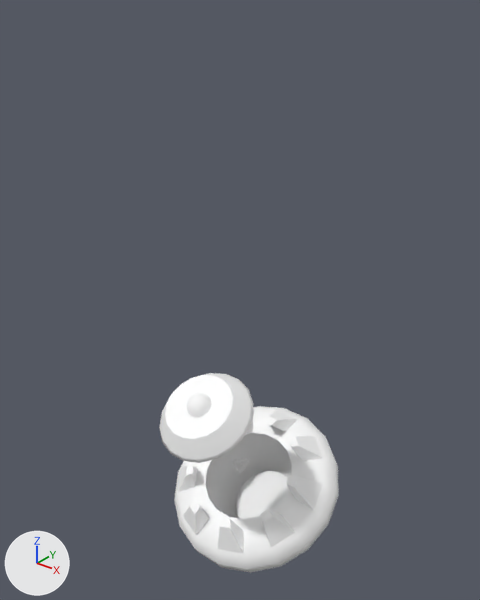
Renders of the FBX model Assets/Meshes/Vehicles/Brain vehicle/Landing animation.fbx from each side of a commit.
Rendered twice from a 50 mm lens placed at (61.4, -100.7, 115.8), pointed at (-5.7, -16.9, 63.8). Arrows for +X, +Y and +Z are at lower left; the lights stay in place. Where no turn or scale is listed for an object, it has been applied to the vertices.

Before the edit, the objects in view are built like this:
```python
me_mesh_003 = bpy.data.meshes.new('Mesh.003')
me_mesh_003.from_pydata(...)  # 184 vertices, 310 faces; spans x -1.76..1.12, y -1.37..1.38, z -0.81..0.78
me_mesh_005 = bpy.data.meshes.new('Mesh.005')
me_mesh_005.from_pydata(...)  # 72 vertices, 62 faces; spans x -8.4..8.4, y -26.4..-12.1, z 29.2..39.2
me_mesh_005.materials.append(mat_brain_jar)  # its picture is missing
me_mesh_006 = bpy.data.meshes.new('Mesh.006')
me_mesh_006.from_pydata(...)  # 72 vertices, 45 faces; spans x -14.7..14.7, y -11.4..13.7, z -9.2..7.3
me_mesh_006.materials.append(mat_brain_jar)  # its picture is missing
me_mesh_007 = bpy.data.meshes.new('Mesh.007')
me_mesh_007.from_pydata(...)  # 243 vertices, 233 faces; spans x -16.6..16.6, y -20.4..9.1, z -3.0..20.2
me_mesh_007.materials.append(mat_brain_jar)  # its picture is missing
me_mesh_008 = bpy.data.meshes.new('Mesh.008')
me_mesh_008.from_pydata(...)  # 69 vertices, 68 faces; spans x -2.17..2.17, y -22.93..-18.99, z 35.06..38.11
me_mesh_008.materials.append(mat_brain_jar)  # its picture is missing
ob_brainjarmain_low = bpy.data.objects.new('BrainJarMain_low', me_mesh_005)
ob_brainjarmain_low.location = (-0.1, -13.6, 16.8)
ob_brainjarmain_low_001 = bpy.data.objects.new('BrainJarMain_low.001', me_mesh_006)
ob_brainjarmain_low_001.location = (-0.1, -22.1, 31.4)
ob_brainjarmain_low_002 = bpy.data.objects.new('BrainJarMain_low.002', me_mesh_007)
ob_brainjarmain_low_002.location = (-0.1, -13.5, 16.6)
ob_brainjarmain_low_003 = bpy.data.objects.new('BrainJarMain_low.003', me_mesh_008)
ob_brainjarmain_low_003.location = (0.0, -13.5, 16.8)
ob_character001 = bpy.data.objects.new('Character001', me_mesh_003)
ob_character001.location = (0.0, -23.7, 34.0)
```
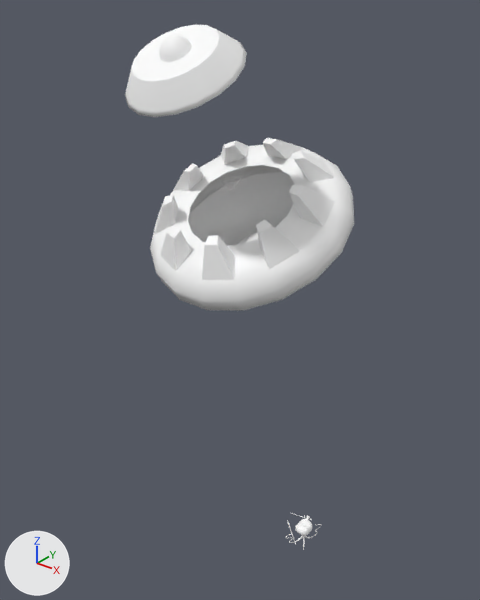
What the commit changed:
Object 'BrainJarMain_low' (ob_brainjarmain_low) moves from (-0.1, -13.6, 16.8) to (-0.1, -15.8, 71.1).
Object 'BrainJarMain_low.002' (ob_brainjarmain_low_002) moves from (-0.1, -13.5, 16.6) to (-0.1, -15.7, 70.9).
Object 'BrainJarMain_low.001' (ob_brainjarmain_low_001) moves from (-0.1, -22.1, 31.4) to (-0.1, -24.3, 85.8).
Object 'Character001' (ob_character001) moves from (0.0, -23.7, 34.0) to (0.0, -26.0, 88.3).
Object 'BrainJarMain_low.003' (ob_brainjarmain_low_003) moves from (0.0, -13.5, 16.8) to (0.0, -15.8, 71.2).

Pixel boxes [x1, y1, x2, y2] of what changed, in the pictures (480 x 600 px):
'BrainJarMain_low.002', moved: before [174, 406, 339, 573]; after [150, 145, 354, 311]
'BrainJarMain_low', moved: before [159, 373, 254, 463]; after [125, 24, 247, 117]
'BrainJarMain_low.001', moved: before [178, 408, 323, 553]; after [155, 138, 336, 280]
'BrainJarMain_low.003', moved: before [187, 393, 212, 417]; after [159, 35, 192, 62]
'Character001', moved: before [233, 459, 249, 474]; after [222, 176, 242, 191]
